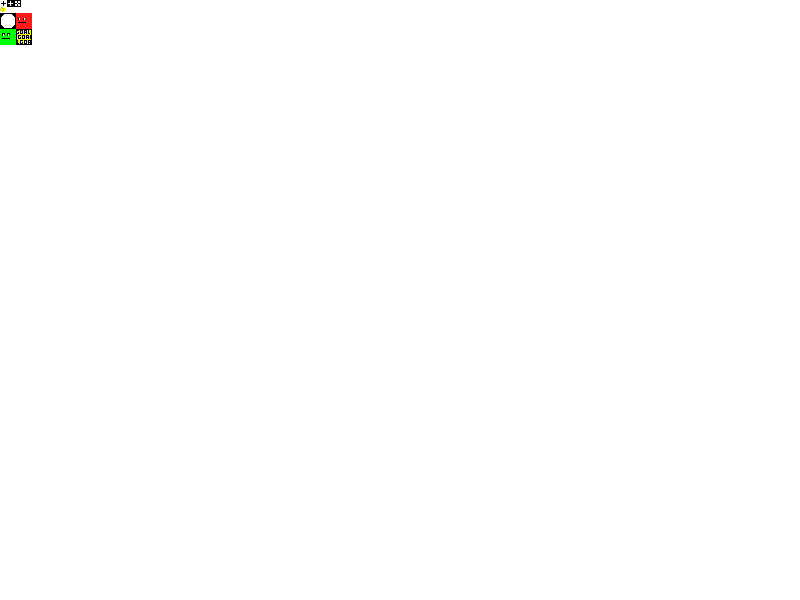
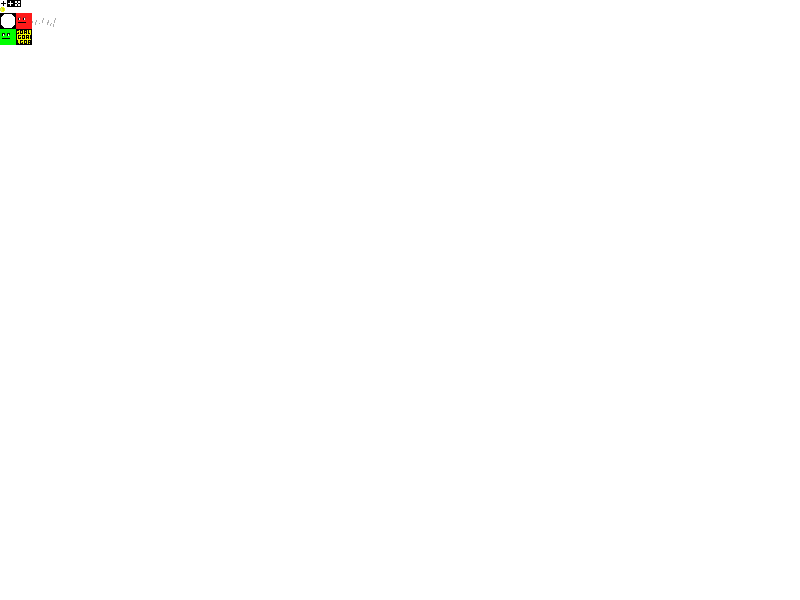
Layer changes from the first 800 x 600 image to the second:
painted on "SpriteSheet.png" over left=32, top=18, right=56, bottom=27
